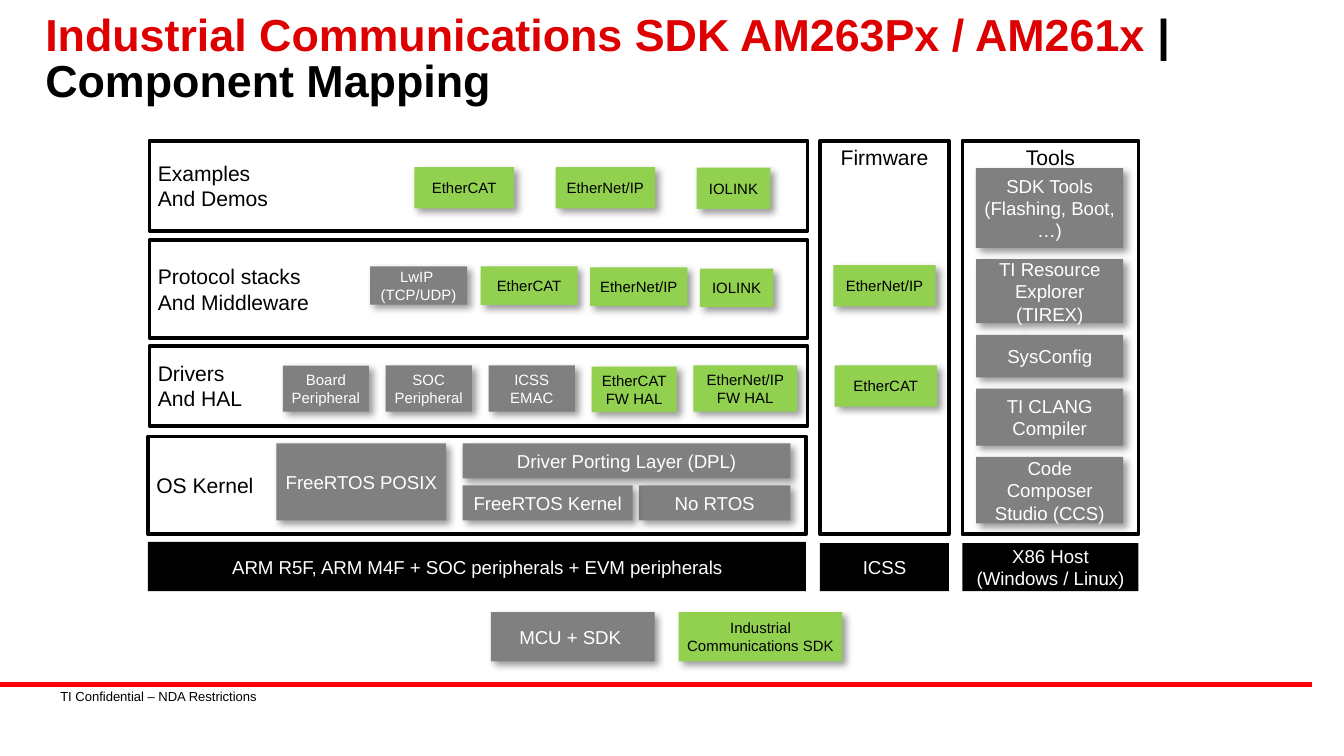
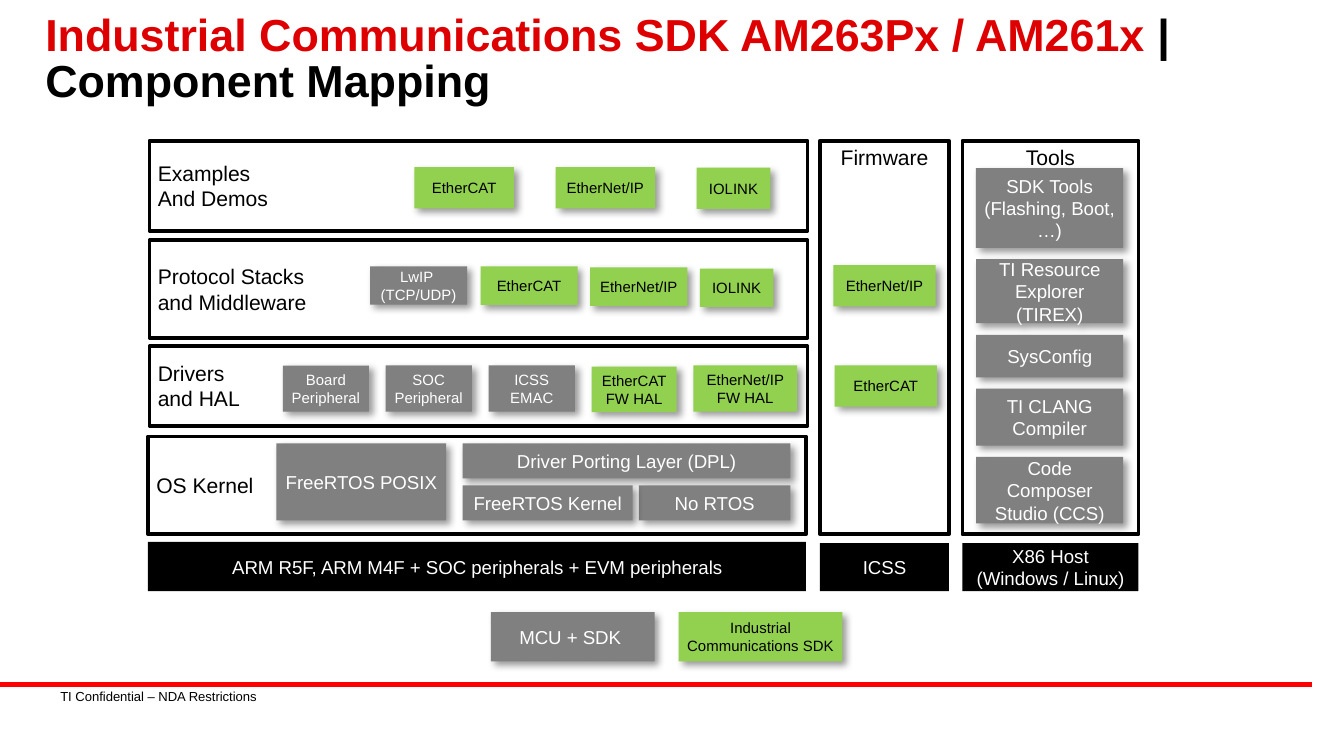
Before and after one commit to TexasInstruments/ind-comms-sdk, a slide deck: slide 3 of docs_src/docs/api_guide/images/images.pptx. Drawn at 1344x756 pixels with LibreOffice and Linux fonts; fonts in the diff are those of the drawing; background and template pictures are left out. Boxes give left, top, right and bottom in pixels: in the first picture for what was removed or moved away, otherwise in the second. Text is boxed around its words. In the diff, an @@ line names an element or a change of style, - is before the commit and + after.

```diff
--- a/docs_src/docs/api_guide/images/images.pptx
+++ b/docs_src/docs/api_guide/images/images.pptx
@@ text in rectangle at [158, 268, 307, 311]: text changed @@
-Protocol stacks
-And Middleware
+Protocol Stacks
+and Middleware
@@ text in rectangle at [158, 390, 240, 407]: text changed @@
-And HAL
+and HAL
```
Also in this commit, not shown: 1 other slide changed, 2 other files.
